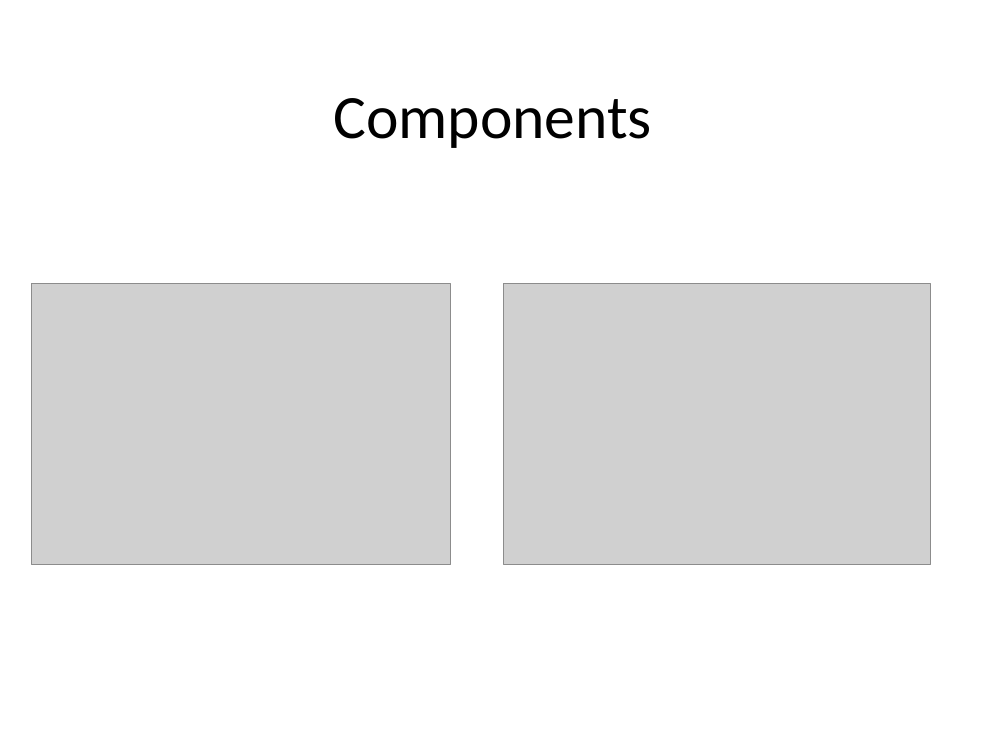
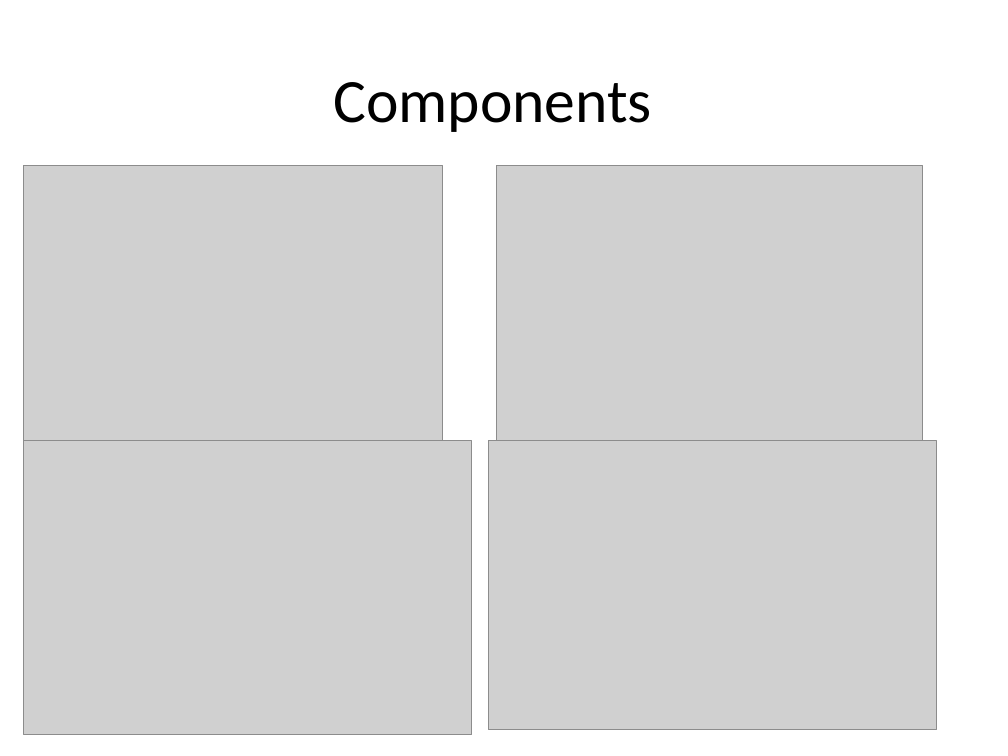
Before and after one commit to Kodluyoruz-Ankara-Veri-Bilimi/assignment_Beyza, a slide deck: slide 5 of homework3/PCA.pptx (slide 4 before the commit). Drawn at 1008x756 pixels with LibreOffice and Linux fonts; fonts in the diff are those of the drawing; grey boxes stand for pictures. Boxes give left, top, right and bottom in pixels: in the first picture for what was removed or moved away, otherwise in the second. Text is boxed around its words. In the diff, an @@ line names an element or a change of style, - is before the commit and + after.

```diff
--- a/homework3/PCA.pptx
+++ b/homework3/PCA.pptx
@@ title "Components": place and size @@
-title "Components" at <box>333,98,652,148</box>
+title "Components" at <box>333,82,652,132</box>
@@ picture: place and size @@
-picture at <box>31,283,451,564</box>
+picture at <box>23,165,443,447</box>
@@ picture: place and size @@
-picture at <box>504,283,930,564</box>
+picture at <box>496,165,922,447</box>
@@ picture added at <box>23,442,472,736</box> @@
@@ picture added at <box>488,442,936,730</box> @@
```
Also in this commit, not shown: 1 other slide changed, 1 slide added, 1 slide removed.
